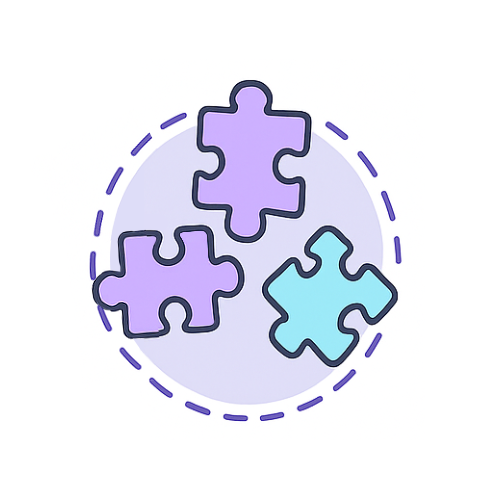
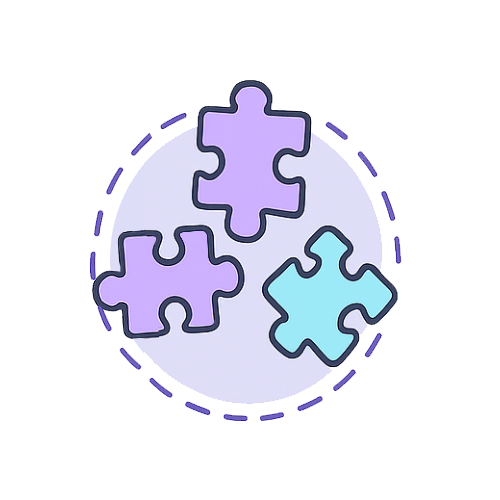
Comparing the layer stacks of the two 500x500 images. Changes:
painted on "Layer 7" over [87, 250, 104, 289]
painted on "Layer 6" over [92, 292, 117, 333]
painted on "Layer 2" over [89, 132, 158, 259]
painted on "Layer 3" over [87, 184, 155, 388]
painted on "Layer 5" over [119, 335, 145, 372]
painted on "Layer 1" over [87, 78, 403, 425]
hid "Background" over [87, 78, 403, 425]
